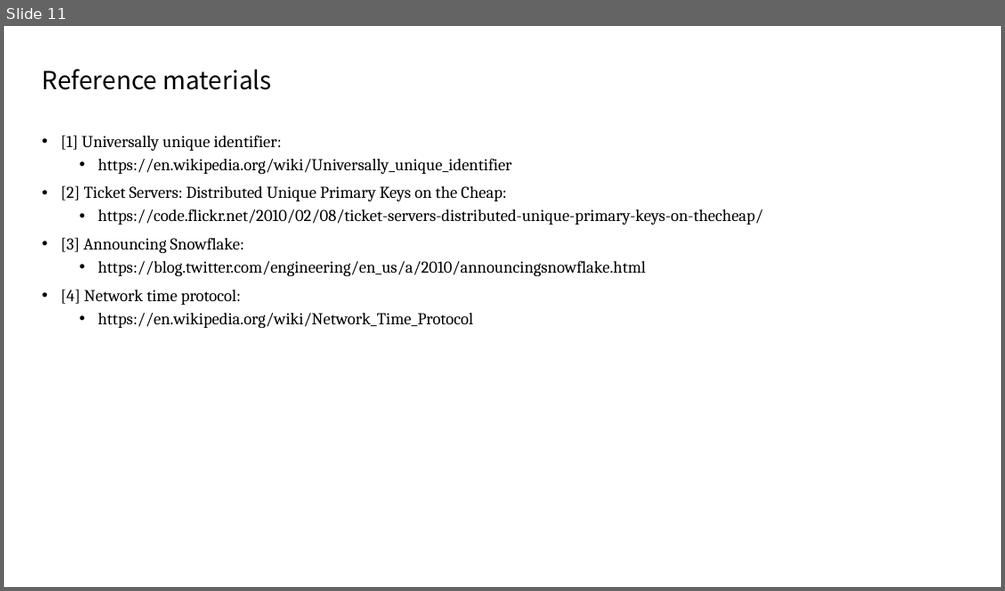
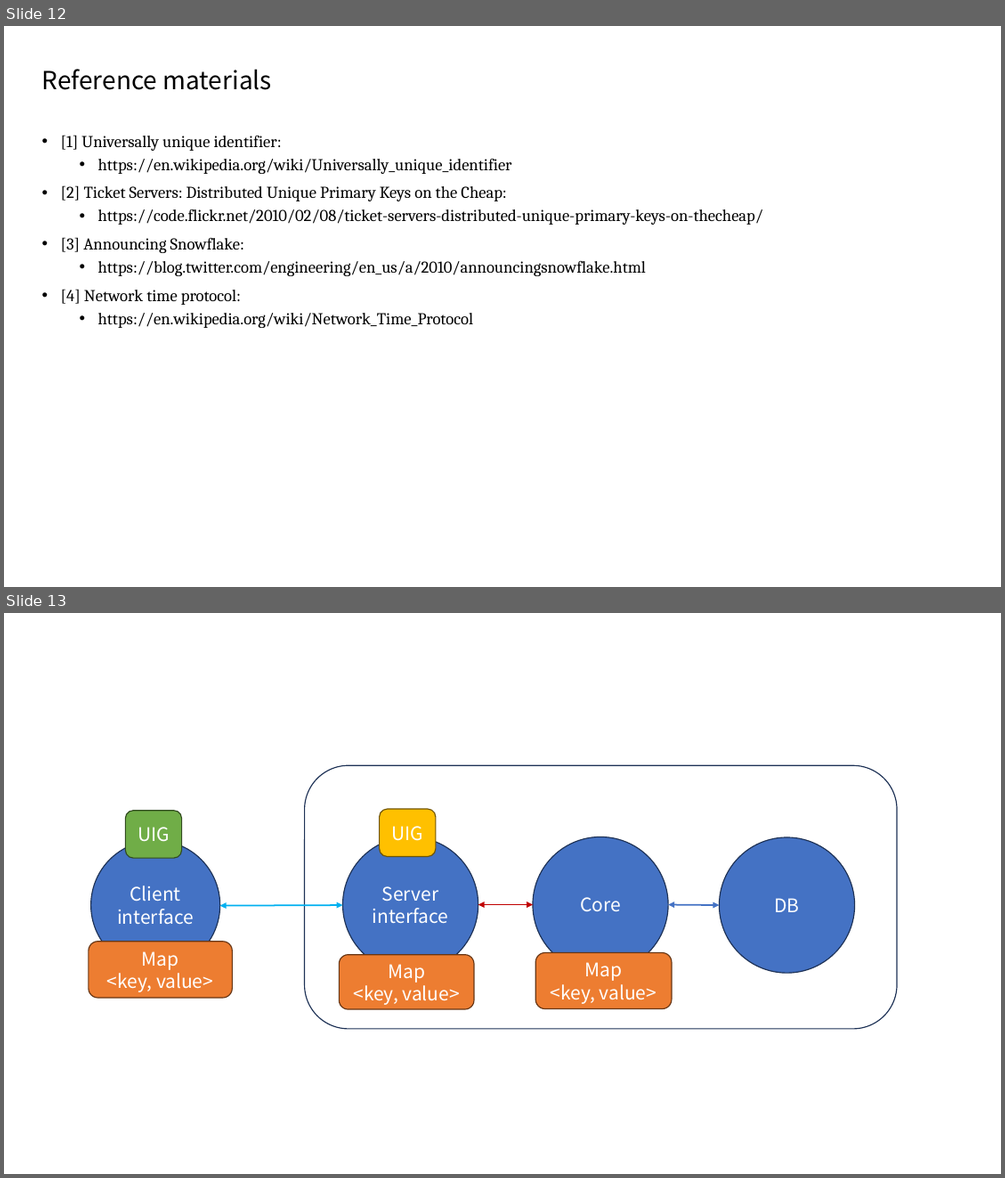
Before and after one commit to Vancouver-KDD/book-study, a slide deck: [Jason Yang] Wk 4 (Ch 7).pptx. Shown one above the other, each under a label of ours: slide 11 before the commit, slides 12 and 13 after it. The pictures are 1005x591 and 1005x1178 pixels, drawn with LibreOffice and Linux fonts; fonts in the diff are those of the drawing. Boxes give left, top, right and bottom in pixels: in the first picture for what was removed or moved away, otherwise in the second. Text is boxed around its words. In the diff, an @@ line names an element or a change of style, - is before the commit and + after.

```diff
--- a/[Jason Yang] Wk 4 (Ch 7).pptx
+++ b/[Jason Yang] Wk 4 (Ch 7).pptx
@@ slide 13 added at [4,613,1001,1174], background #FFFFFF @@
@@ rounded rectangle added at [305,765,897,1029], outline #1E3256 1 pt @@
@@ rounded rectangle added at [125,811,181,859], fill #70AD47, outline #314C1F 1 pt, 18 pt, text #FFFFFF @@
+UIG
@@ rounded rectangle added at [380,809,436,857], fill #FFC000, outline #705400 1 pt, 18 pt, text #FFFFFF @@
+UIG
@@ ellipse added at [90,840,220,970], fill #4472C4, outline #1E3256 1 pt, 18 pt, text #FFFFFF @@
+Client
+interface
@@ ellipse added at [343,836,478,972], fill #4472C4, outline #1E3256 1 pt, 18 pt, text #FFFFFF @@
+Server
+interface
@@ ellipse added at [533,836,668,972], fill #4472C4, outline #1E3256 1 pt, 18 pt, text #FFFFFF @@
+Core
@@ ellipse added at [719,837,854,973], fill #4472C4, outline #1E3256 1 pt, 18 pt, text #FFFFFF @@
+DB
@@ double arrow added from (220, 906) to (343, 906), #00B0F0 1.5 pt @@
@@ double arrow added from (478, 905) to (533, 905), #C00000 1.5 pt @@
@@ double arrow added from (668, 905) to (719, 906), #4472C4 1.5 pt @@
@@ rounded rectangle added at [89,941,232,997], fill #ED7D31, outline #683715 1 pt, 18 pt, text #FFFFFF @@
+Map
+<key, value>
@@ rounded rectangle added at [339,955,474,1009], fill #ED7D31, outline #683715 1 pt, 18 pt, text #FFFFFF @@
+Map
+<key, value>
@@ rounded rectangle added at [535,952,672,1008], fill #ED7D31, outline #683715 1 pt, 18 pt, text #FFFFFF @@
+Map
+<key, value>
@@ what was slide 11 is now slide 12 @@
```
Also in this commit, not shown: 9 slides changed, 2 other slides added.
